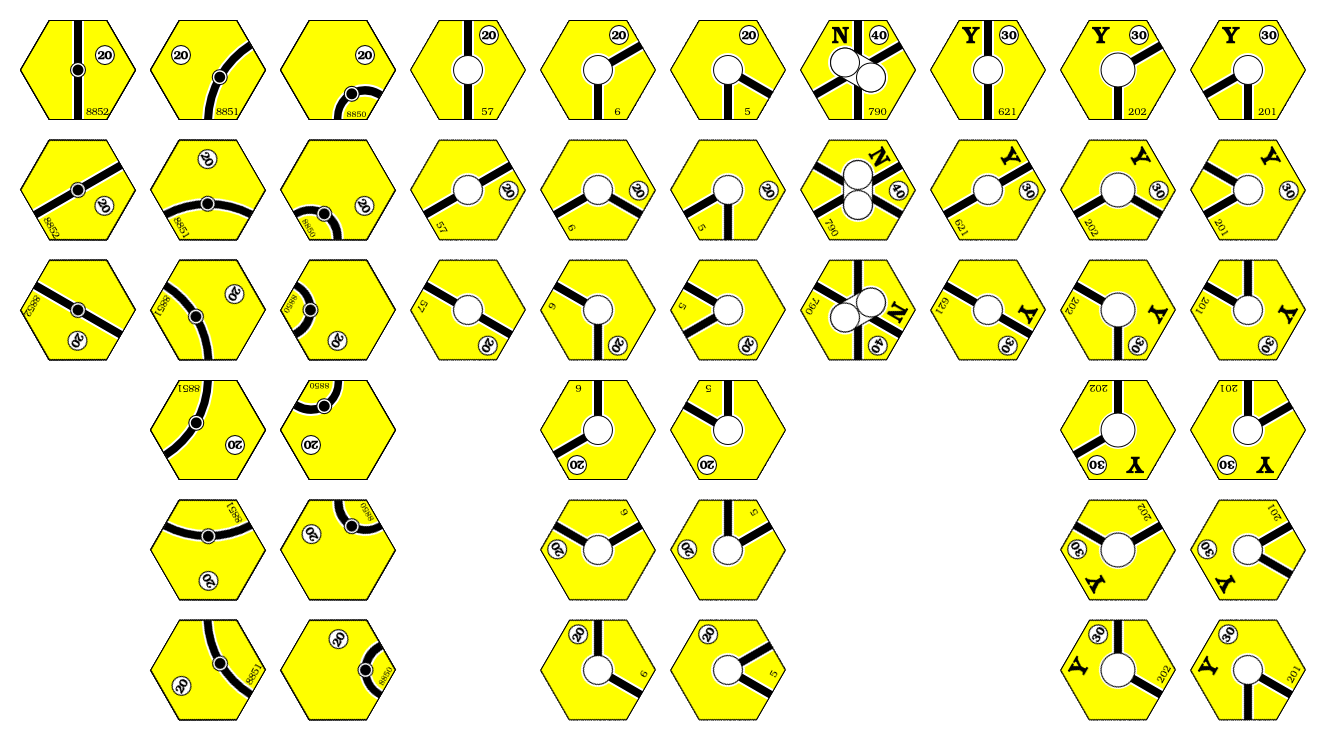
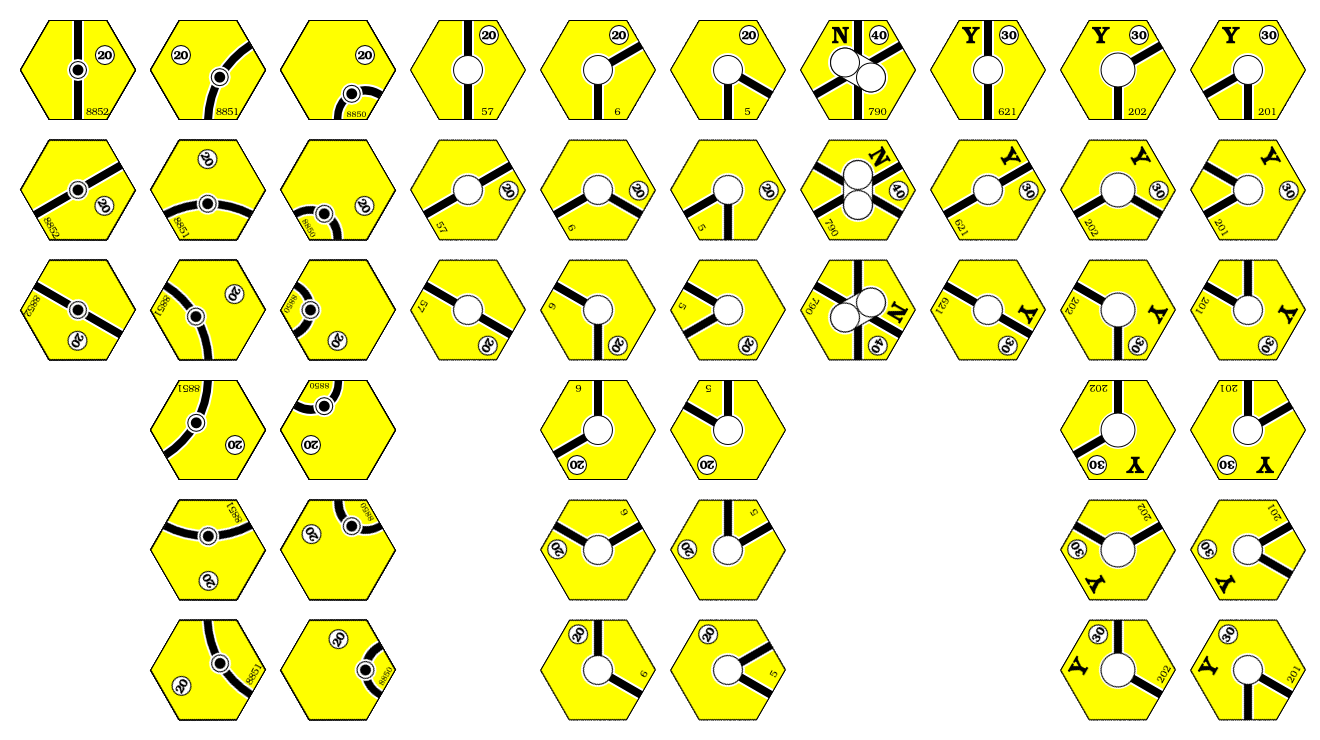
Before/after of a (1320, 740) layered artwork. What changed in the layer stack:
painted on "Yellow.png" over (19, 20, 397, 722)
